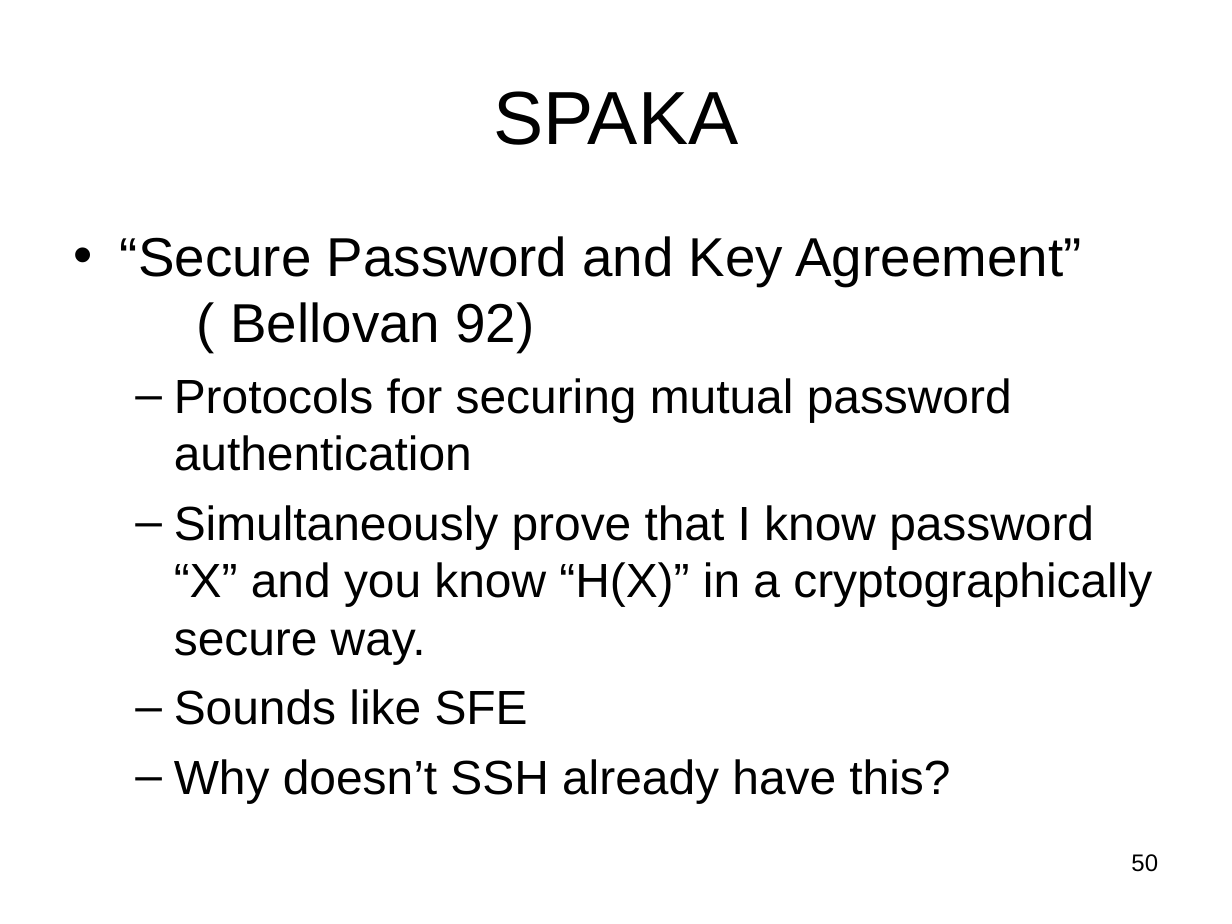
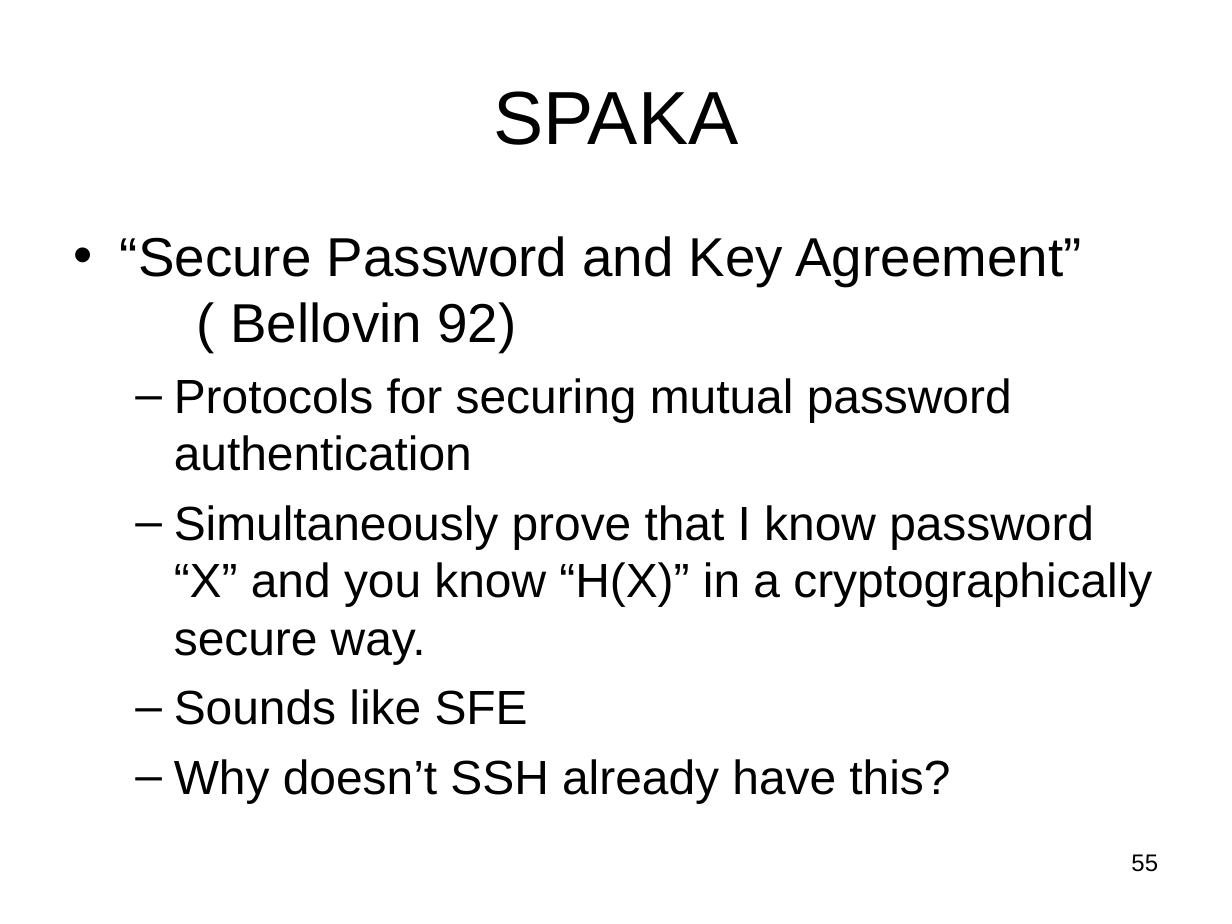
Before and after one commit to lpkruger/sfe-tools, a slide deck: slide 55 of prelim/Prelim-talk.ppt (slide 50 before the commit). Drawn at 1232x924 pixels with LibreOffice and Linux fonts; fonts in the diff are those of the drawing. Boxes give left, top, right and bottom in pixels: in the first picture for what was removed or moved away, otherwise in the second. Text is boxed around its words. In the diff, an @@ line names an element or a change of style, - is before the commit and + after.

```diff
--- a/prelim/Prelim-talk.ppt
+++ b/prelim/Prelim-talk.ppt
@@ text at box(120, 236, 1081, 352): text changed @@
-• “Secure Password and Key Agreement”
-  ( Bellovan 92)
+• “Secure Password and Key Agreement”
+  ( Bellovin 92)
@@ page number at box(1131, 854, 1158, 872): text changed @@
-50
+55
```
Also in this commit, not shown: 19 other slides changed, 7 slides added, 1 slide removed, 1 other file.
